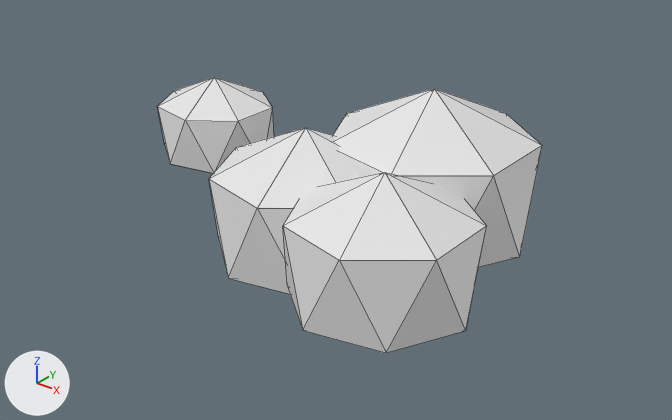
The OBJ model assets/meshes/AncientTreant/AncientTreant_Leaf_ArmL.obj as it was, and as the next commit left it.
Rendered twice from a camera (50 mm lens) standing at (8.52, -9.81, 5.7) and looking at (0.55, 0.15, -0.48). The axes (+X, +Y, +Z) are drawn at lower left. The lights are the same throughout. The older version comes first. Mesh edges are drawn as thin lines. Where no turn or scale is listed for an object, it has been applied to the vertices. Vertices at exactly the same position are counted once.

Before the edit, the objects in view are built like this:
```python
me_ancienttreant_leaf_arml = bpy.data.meshes.new('AncientTreant_Leaf_ArmL')
me_ancienttreant_leaf_arml.from_pydata(...)  # a UV sphere (7 segments, 3 rings, poles along z) spanning x -3.64..-1.57, y -0.14..1.72, z -0.97..0.83; a UV sphere (7 segments, 3 rings, poles along z) spanning x 0.19..3.3, y -0.65..2.39, z -1.37..1.51; a UV sphere (7 segments, 3 rings, poles along z) spanning x -0.84..1.93, y -1.88..0.82, z -1.51..1.05; a UV sphere (7 segments, 3 rings, poles along z) spanning x 1.05..3.64, y -2.39..0.14, z -1.33..1.07
ob_ancienttreant_leaf_arml = bpy.data.objects.new('AncientTreant_Leaf_ArmL', me_ancienttreant_leaf_arml)
ob_ancienttreant_leaf_arml.location = (0.0, 0.0, 0.0)
```
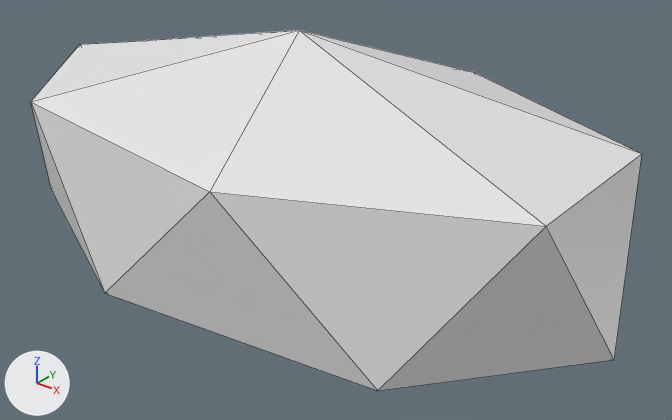
Commit message: Ancient Treant: QM's Blockbench edit

Pixel boxes [x1, y1, x2, y2] of what changed, in the pictures (672 x 420 px):
'AncientTreant_Leaf_ArmL', reshaped (59% wider, 31% taller): before [158, 77, 542, 353]; after [31, 30, 642, 391]
part 1 of me_ancienttreant_leaf_arml, added: after [31, 30, 642, 391]
part 2 of me_ancienttreant_leaf_arml, deleted: before [158, 77, 274, 173]
part 3 of me_ancienttreant_leaf_arml, deleted: before [333, 89, 542, 267]
part 4 of me_ancienttreant_leaf_arml, deleted: before [209, 128, 359, 294]
part 5 of me_ancienttreant_leaf_arml, deleted: before [283, 172, 487, 353]

The change, as a list of edits to the scene's bpy script:
```text
Change me_ancienttreant_leaf_arml:
    used by ob_ancienttreant_leaf_arml; location = (0.0, 0.0, 0.0)
    remove me_ancienttreant_leaf_arml.from_pydata(...)  # 64 vertices, 112 faces; spans x -3.64..3.64, y -2.39..2.39, z -1.51..1.51
    add me_ancienttreant_leaf_arml.from_pydata(...)  # 16 vertices, 28 faces; spans x -5.16..5.16, y -2.97..2.97, z -2.24..2.24
    me_ancienttreant_leaf_arml part 1: a new loose piece, a UV sphere (7 segments, 3 rings, poles along z) spanning x -5.16..5.16, y -2.97..2.97, z -2.24..2.24
    me_ancienttreant_leaf_arml part 2: the loose piece of 16 vertices spanning x -3.64..-1.57, y -0.14..1.72, z -0.97..0.83 is deleted
    me_ancienttreant_leaf_arml part 3: the loose piece of 16 vertices spanning x 0.19..3.3, y -0.65..2.39, z -1.37..1.51 is deleted
    me_ancienttreant_leaf_arml part 4: the loose piece of 16 vertices spanning x -0.84..1.93, y -1.88..0.82, z -1.51..1.05 is deleted
    me_ancienttreant_leaf_arml part 5: the loose piece of 16 vertices spanning x 1.05..3.64, y -2.39..0.14, z -1.33..1.07 is deleted
```
